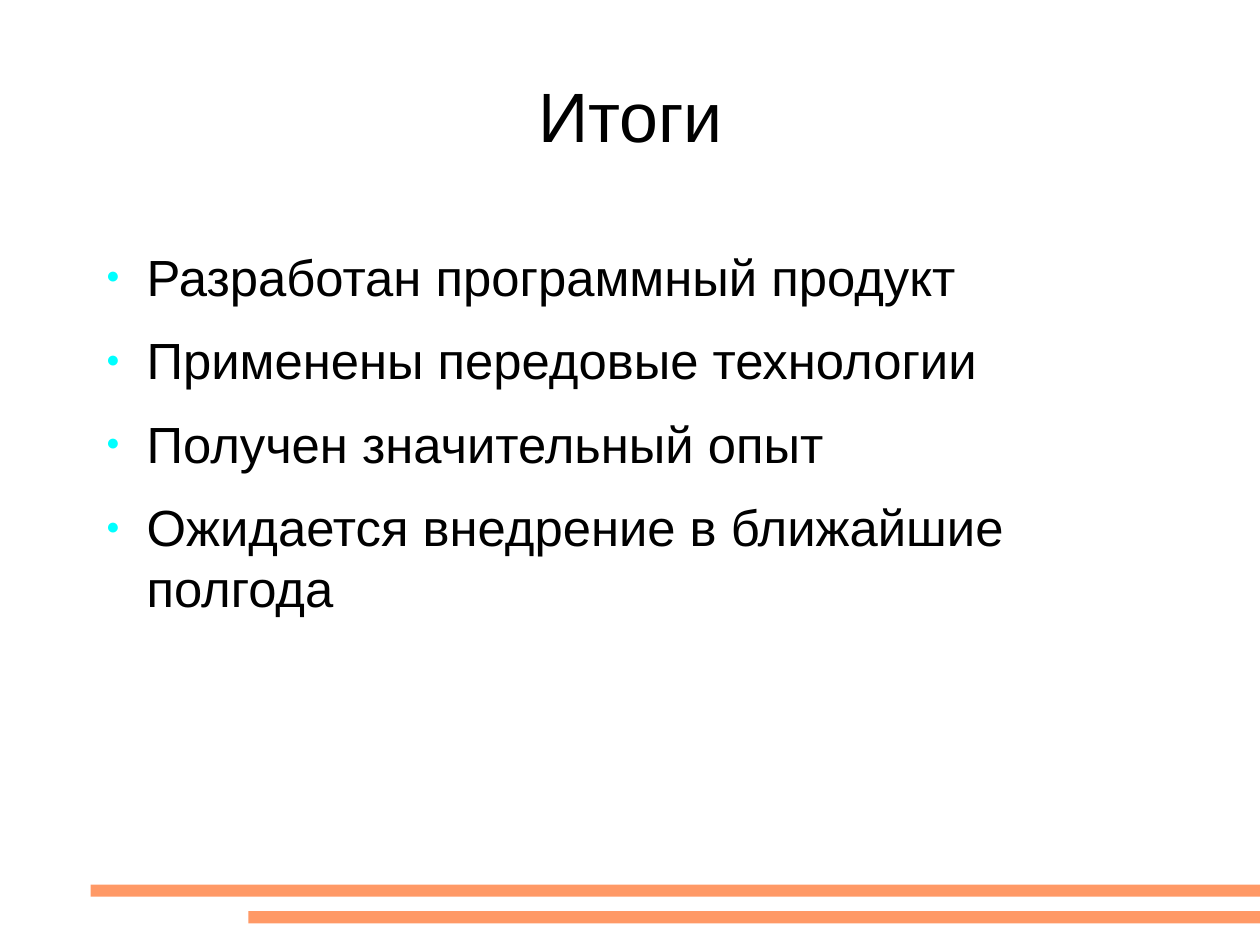
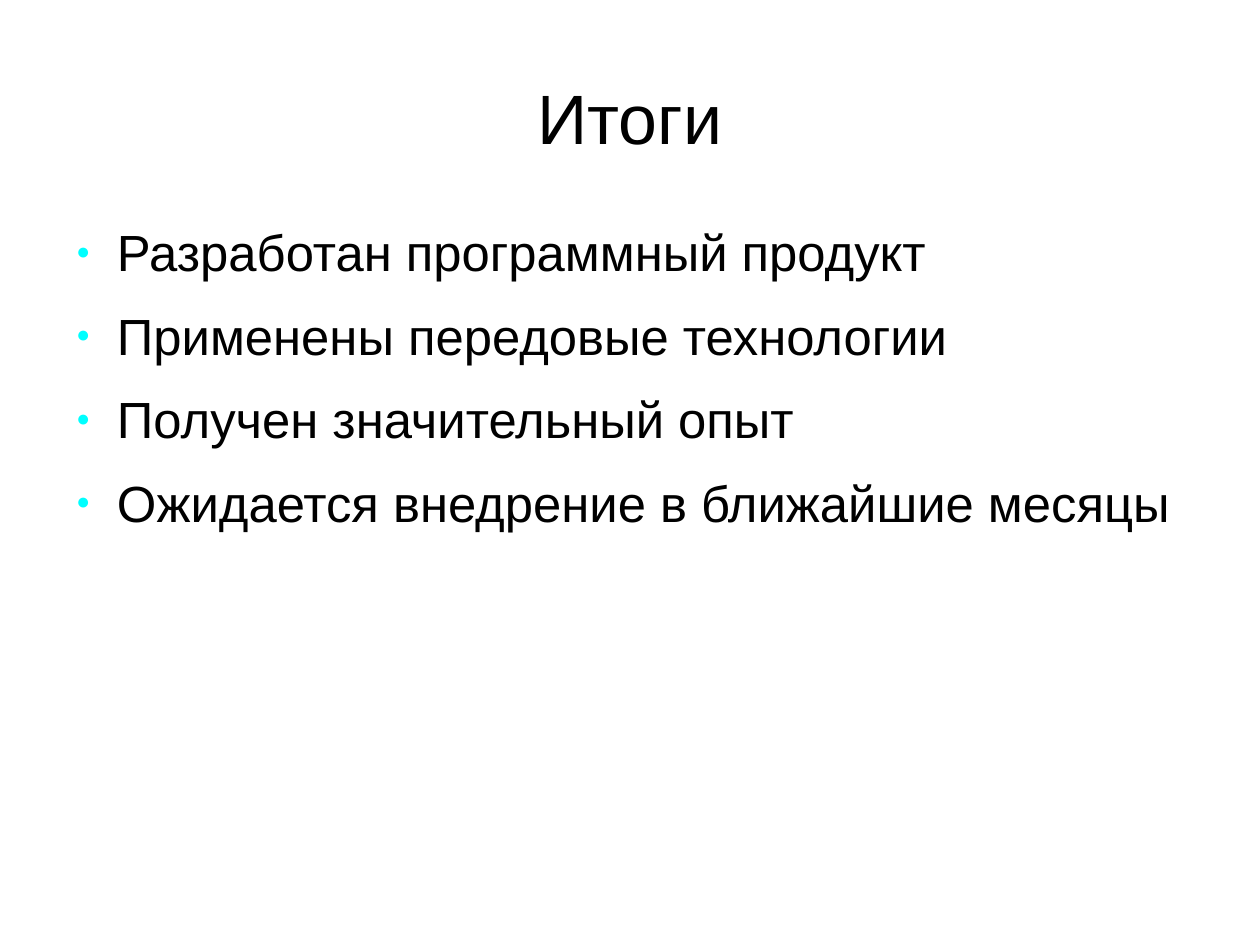
Before and after one commit to aeremenok/a-team-777, a slide deck: slide 17 of diploma/eav/diploma/demo.odp. Drawn at 1260x945 pixels with LibreOffice and Linux fonts; fonts in the diff are those of the drawing. Boxes give left, top, right and bottom in pixels: in the first picture for what was removed or moved away, otherwise in the second. Text is boxed around its words. In the diff, an @@ line names an element or a change of style, - is before the commit and + after.

```diff
--- a/diploma/eav/diploma/demo.odp
+++ b/diploma/eav/diploma/demo.odp
@@ text "Разработан программный продукт": place and size @@
-text "Разработан программный продукт" at <box>147,258,1004,617</box>
+text "Разработан программный продукт" at <box>117,233,1170,532</box>
@@ text at <box>117,484,1170,532</box>: text changed @@
-● Ожидается внедрение в ближайшие полгода
+● Ожидается внедрение в ближайшие месяцы
@@ rectangle removed at <box>90,885,1260,898</box> @@
@@ rectangle removed at <box>248,911,1260,924</box> @@
```
Also in this commit, not shown: 15 other slides changed, 1 slide added, 1 slide removed, 5 other files.
